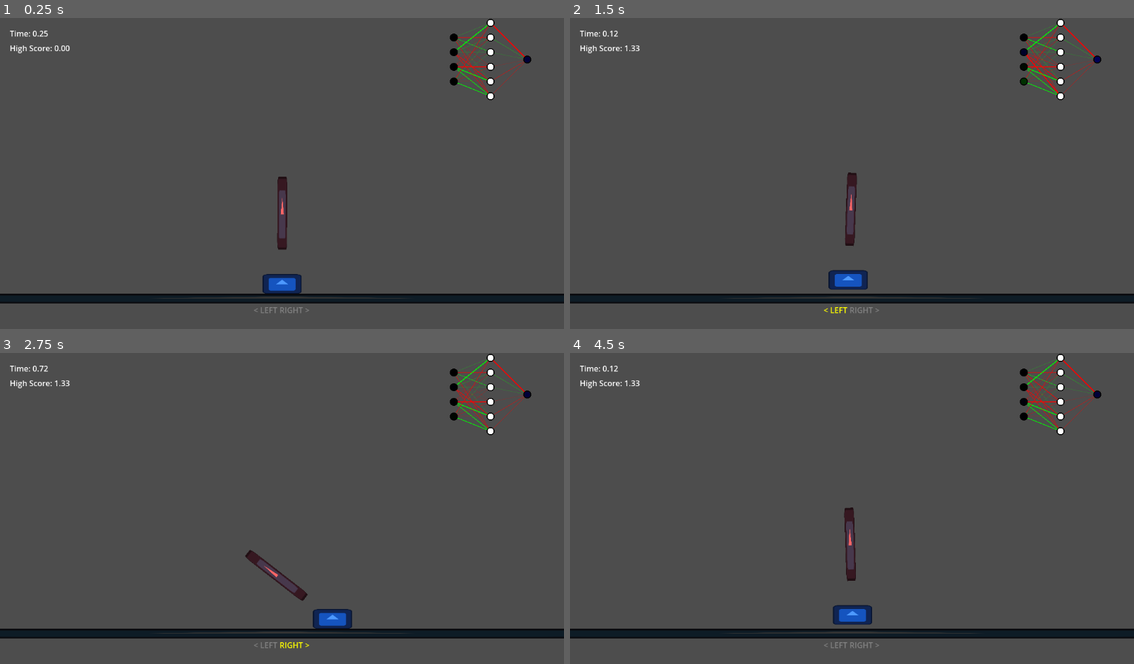
Above: before the commit, frames 1-4 (two rows, left to right).
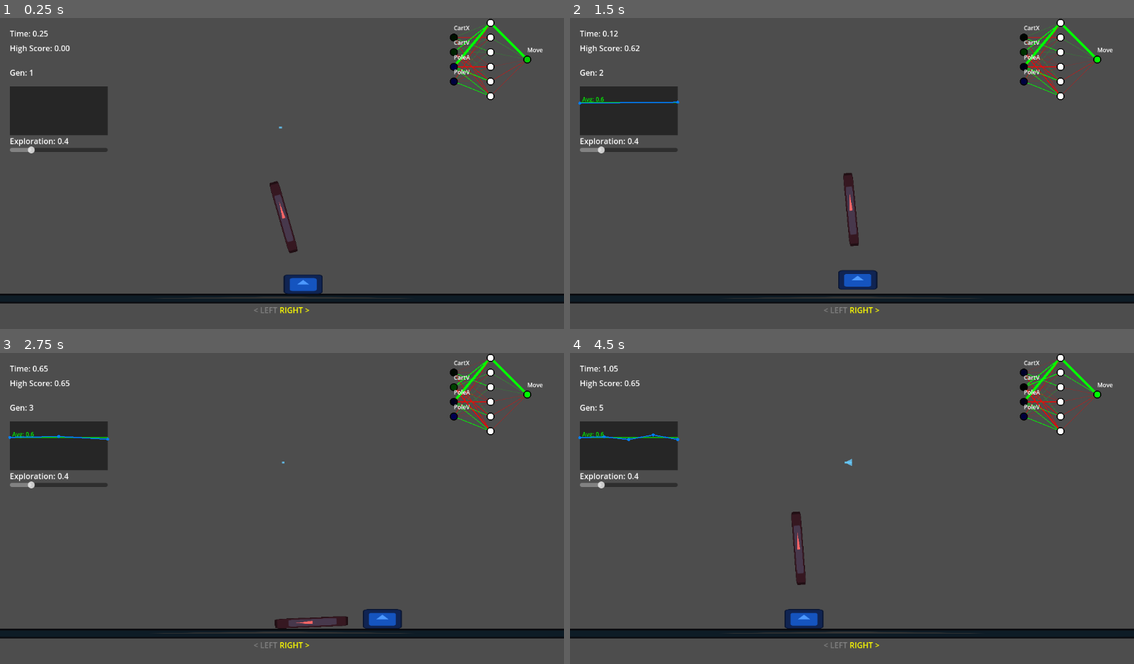
Above: after the commit, the same moments.

Repository: frkatona/Godot_NN_Testing
Game: Godot game, scene res://scenes/main.tscn
The game is run twice, just before and just after one commit, with the same random seed, the same clock (stepped at 60 frames per second) and the same inputs. The engine's default icon, where the game draws it, is replaced by a stand-in: a white triangle on a blue panel in a dark square.
Inputs:
- Up to frame 1 (0.25 s): no input
- Up to frame 2 (1.5 s): tap Enter (ui_accept) at 0.5, 0.77 s; hold Right (ui_right) 0.53-1.28 s; tap T at 0.6, 1.35 s; hold Left (ui_left) from 1.28 s (still down)
- Up to frame 3 (2.75 s): tap Enter (ui_accept) at 1.52 s; release Left (ui_left) at 2.03 s; hold Right (ui_right) from 2.03 s (still down); tap T at 2.1 s
- Up to frame 4 (4.5 s): tap T at 2.85, 3.6, 4.35 s; tap Enter (ui_accept) at 3.02, 3.77 s; release Right (ui_right) at 3.53 s; hold Left (ui_left) from 3.53 s (still down)

The runs differ from the first frame. In frame 1, 4.5% of the frame differs, in the area x 1-97%, y 2-96%; in frame 2, 4.2%; in frame 3, 4.9%; in frame 4, 5.1%.

Commit message:
working exploration slider, much more quickly finds a strong relationship between pole angle and cart input

Diff:
--- a/scenes/main.tscn
+++ b/scenes/main.tscn
@@ -1,11 +1,11 @@
-[gd_scene load_steps=11 format=3 uid="uid://b8x4x4x4x4x4"]
+[gd_scene load_steps=10 format=3 uid="uid://b8x4x4x4x4x4"]
 
-[ext_resource type="Script" path="res://scripts/cart_controller.gd" id="1_cart"]
-[ext_resource type="Script" path="res://scripts/game_manager.gd" id="1_gm"]
-[ext_resource type="Script" path="res://scripts/ai/agent_neuro.gd" id="1_ai"]
-[ext_resource type="Script" path="res://scripts/ui_manager.gd" id="1_ui"]
-[ext_resource type="Script" path="res://scripts/ai/net_visualizer.gd" id="1_vis"]
-[ext_resource type="Texture2D" path="res://icon.svg" id="2_icon"]
+[ext_resource type="Script" uid="uid://bu8tci0v4aens" path="res://scripts/ai/agent_neuro.gd" id="1_ai"]
+[ext_resource type="Script" uid="uid://gml7b1neditr" path="res://scripts/cart_controller.gd" id="1_cart"]
+[ext_resource type="Script" uid="uid://d4fs0eudapplp" path="res://scripts/game_manager.gd" id="1_gm"]
+[ext_resource type="Script" uid="uid://cetxc4hn3iiq" path="res://scripts/ui_manager.gd" id="1_ui"]
+[ext_resource type="Script" uid="uid://j1rpopcwj7w" path="res://scripts/ai/net_visualizer.gd" id="1_vis"]
+[ext_resource type="Texture2D" uid="uid://cbfoaiv84vtf4" path="res://icon.svg" id="2_icon"]
 
 [sub_resource type="RectangleShape2D" id="RectangleShape2D_floor"]
 size = Vector2(2000, 20)
@@ -34,23 +34,21 @@
 shape = SubResource("RectangleShape2D_floor")
 
 [node name="Sprite2D" type="Sprite2D" parent="Floor"]
+modulate = Color(0.2, 0.2, 0.2, 1)
 scale = Vector2(15.6, 0.15)
 texture = ExtResource("2_icon")
-modulate = Color(0.2, 0.2, 0.2, 1)
 
 [node name="Cart" type="RigidBody2D" parent="."]
-mass = 1.0
 lock_rotation = true
 script = ExtResource("1_cart")
-speed = 2000.0
 
 [node name="CollisionShape2D" type="CollisionShape2D" parent="Cart"]
 shape = SubResource("RectangleShape2D_cart")
 
 [node name="Sprite2D" type="Sprite2D" parent="Cart"]
+modulate = Color(0.3, 0.6, 1, 1)
 scale = Vector2(0.625, 0.312)
 texture = ExtResource("2_icon")
-modulate = Color(0.3, 0.6, 1, 1)
 
 [node name="Pole" type="RigidBody2D" parent="."]
 position = Vector2(0, -80)
--- a/scripts/ai/agent_neuro.gd
+++ b/scripts/ai/agent_neuro.gd
@@ -10,8 +10,12 @@
 
 var best_fitness: float = 0.0
 var generation: int = 1
-var save_path = "user://best_ai.json"
+var save_path = "user://best_ai_v2.json"
 var enabled: bool = true
+var mutation_power: float = 0.4
+
+signal history_updated(history: Array[float], gen: int)
+var fitness_history: Array[float] = []
 
 func _ready():
 	# Network Topology:
@@ -28,6 +32,7 @@
 		print("Loaded existing network")
 	else:
 		best_network = NeuralNetwork.new(topology)
+		bias_network(best_network)
 
 	current_network = best_network.copy()
 
@@ -79,6 +84,10 @@
 		game_manager.reset_game()
 
 func evaluate_fitness(fitness: float):
+	fitness_history.append(fitness)
+	history_updated.emit(fitness_history, generation)
+	game_manager.update_stats(fitness_history, generation)
+
 	print("Gen ", generation, " Fitness: ", fitness, " Best: ", best_fitness)
 
 	if fitness > best_fitness:
@@ -90,6 +99,21 @@
 	# Prepare next agent: (1+1) ES strategy
 	# Always mutate from BEST
 	current_network = best_network.copy()
-	current_network.mutate(0.2, 0.4) # Rate, Magnitude
+	current_network.mutate(0.2, mutation_power) # Rate, Magnitude
 
 	generation += 1
+
+func bias_network(nn: NeuralNetwork):
+	# Manually set strong weights for Angle -> Move relation
+	# Input 2 (PoleAngle) -> Hidden 0 -> Output 0
+	# Input->Hidden
+	# Row 0 (Hidden node 0), Col 2 (Input node 2)
+	nn.weights[0].set_val(0, 2, 5.0)
+	nn.biases[0].set_val(0, 0, 0.0)
+
+	# Hidden->Output
+	# Row 0 (Output node 0), Col 0 (Hidden node 0)
+	nn.weights[1].set_val(0, 0, 5.0)
+	nn.biases[1].set_val(0, 0, 0.0)
+
+	print("Network biased for initial association.")
--- a/scripts/ai/net_visualizer.gd
+++ b/scripts/ai/net_visualizer.gd
@@ -39,7 +39,7 @@
 	for i in range(network.weights.size()):
 		var w_matrix = network.weights[i]
 		var current_layer_pos = node_positions[i]
-		var next_layer_pos = node_positions[i+1]
+		var next_layer_pos = node_positions[i + 1]
 
 		for prev in range(w_matrix.cols):
 			for next in range(w_matrix.rows):
@@ -74,3 +74,19 @@
 
 			draw_circle(pos, radius, Color.BLACK) # Outline
 			draw_circle(pos, radius * 0.8, color)
+
+			# Draw Labels
+			var label = ""
+			var label_pos = pos + Vector2(0, -15)
+			if i == 0: # Input Layer
+				match j:
+					0: label = "CartX"
+					1: label = "CartV"
+					2: label = "PoleA"
+					3: label = "PoleV"
+			elif i == node_positions.size() - 1: # Output Layer
+				match j:
+					0: label = "Move"
+
+			if label != "":
+				draw_string(ThemeDB.fallback_font, label_pos, label, HORIZONTAL_ALIGNMENT_CENTER, -1, 12)
--- a/scripts/game_manager.gd
+++ b/scripts/game_manager.gd
@@ -4,15 +4,22 @@
 @onready var pole = $"../Pole"
 @onready var label_time = $"../CanvasLayer/UI/LabelTime"
 @onready var label_highscore = $"../CanvasLayer/UI/LabelHighScore"
-# @onready var ai_agent = $"../AIAgent" # Will be added later
+@onready var ai_agent = $"../AIAgent"
 
 var time_elapsed: float = 0.0
 var high_score: float = 0.0
 var is_game_over: bool = false
 var max_angle: float = 60.0 # degrees
 
+const GraphScript = preload("res://scripts/ui/performance_graph.gd")
+var stats_graph: Control
+var label_gen: Label
+
 var wind_noise: FastNoiseLite
 var wind_strength: float = 300.0
+var noise_freq: float = 0.1
+var wind_vis: Node2D
+const WindVisualizerScript = preload("res://scripts/visuals/wind_visualizer.gd")
 
 func _ready():
 	wind_noise = FastNoiseLite.new()
@@ -20,7 +27,50 @@
 	wind_noise.frequency = 0.5
 	wind_noise.fractal_type = FastNoiseLite.FRACTAL_FBM
 
+	wind_vis = WindVisualizerScript.new()
+	add_child(wind_vis)
+
+	setup_ui()
 	reset_game()
+
+func setup_ui():
+	# Create Gen Label
+	label_gen = Label.new()
+	label_gen.text = "Gen: 1"
+	label_gen.position = Vector2(20, 100) # Below scores
+	label_time.get_parent().add_child(label_gen)
+
+	# Create Graph
+	stats_graph = GraphScript.new()
+	stats_graph.position = Vector2(20, 140)
+	label_time.get_parent().add_child(stats_graph)
+
+	# Create Exploration Slider
+	var slider = HSlider.new()
+	slider.min_value = 0.0
+	slider.max_value = 2.0
+	slider.step = 0.1
+	slider.value = 0.4 # Default
+	slider.custom_minimum_size = Vector2(200, 20)
+	slider.position = Vector2(20, 260)
+	label_time.get_parent().add_child(slider)
+
+	var label_slider = Label.new()
+	label_slider.text = "Exploration: 0.4"
+	label_slider.position = Vector2(20, 240)
+	label_time.get_parent().add_child(label_slider)
+
+	slider.value_changed.connect(func(val):
+		if ai_agent:
+			ai_agent.mutation_power = val
+		label_slider.text = "Exploration: %.1f" % val
+	)
+
+func update_stats(history: Array, gen: int):
+	if label_gen:
+		label_gen.text = "Gen: %d" % gen
+	if stats_graph:
+		stats_graph.update_data(history)
 
 func _physics_process(delta):
 	if is_game_over:
@@ -28,8 +78,11 @@
 
 	# Apply Wind
 	# Use time_elapsed for continuity, but maybe seed offset
-	var noise_val = wind_noise.get_noise_1d(time_elapsed * 10.0)
+	var noise_val = wind_noise.get_noise_1d(time_elapsed * noise_freq)
 	var force_x = noise_val * wind_strength
+
+	if wind_vis:
+		wind_vis.update_wind(force_x)
 
 	# Apply to pole center of mass (effectively)
 	pole.apply_force(Vector2(force_x, 0))
--- /dev/null
+++ b/scripts/ui/performance_graph.gd
@@ -0,0 +1,62 @@
+class_name PerformanceGraph
+extends Control
+
+var history: Array[float] = []
+var max_points: int = 10
+var graph_height: float = 100.0
+var graph_width: float = 200.0
+
+func _ready():
+	custom_minimum_size = Vector2(graph_width, graph_height)
+
+func update_data(full_history: Array[float]):
+	history = full_history
+	queue_redraw()
+
+func _draw():
+	# Background
+	draw_rect(Rect2(0, 0, graph_width, graph_height), Color(0, 0, 0, 0.5))
+
+	if history.is_empty():
+		return
+
+	# Calculate stats
+	var total = 0.0
+	for val in history:
+		total += val
+	var avg = total / history.size()
+
+	# Determine scale
+	# Find max value in recent history + average to scale graph nicely
+	var relevant_subset = history.slice(-max_points)
+	var max_val = avg * 1.5 # Ensure average is visible
+	for val in relevant_subset:
+		max_val = max(max_val, val)
+
+	if max_val <= 0.0001: max_val = 1.0 # Avoid div by zero
+
+	# Draw Average Line
+	var avg_y = graph_height - (avg / max_val * graph_height)
+	draw_line(Vector2(0, avg_y), Vector2(graph_width, avg_y), Color(0, 1, 0, 0.7), 2.0)
+	draw_string(ThemeDB.fallback_font, Vector2(5, avg_y - 2), "Avg: %.1f" % avg, HORIZONTAL_ALIGNMENT_LEFT, -1, 12, Color(0, 1, 0))
+
+	# Draw Graph
+	var points = PackedVector2Array()
+	var step_x = graph_width / (max_points - 1)
+
+	for i in range(relevant_subset.size()):
+		var val = relevant_subset[i]
+		var x = i * step_x
+		# If fewer points than max, align to right? Or left?
+		# Let's align to right if we have full set, or just fill from left
+		if relevant_subset.size() < max_points:
+			x = i * (graph_width / (relevant_subset.size() - 1 if relevant_subset.size() > 1 else 1))
+
+		var y = graph_height - (val / max_val * graph_height)
+		points.append(Vector2(x, y))
+
+		# Draw point
+		draw_circle(Vector2(x, y), 3.0, Color(0, 0.5, 1.0))
+
+	if points.size() > 1:
+		draw_polyline(points, Color(0, 0.5, 1.0), 2.0)
--- /dev/null
+++ b/scripts/visuals/wind_visualizer.gd
@@ -0,0 +1,62 @@
+class_name WindVisualizer
+extends Node2D
+
+var wind_force: float = 0.0
+var particles: CPUParticles2D
+
+func _ready():
+	# Setup Particles
+	particles = CPUParticles2D.new()
+	add_child(particles)
+	particles.amount = 50
+	particles.lifetime = 3.0
+	particles.preprocess = 5.0
+	particles.emission_shape = CPUParticles2D.EMISSION_SHAPE_RECTANGLE
+	particles.emission_rect_extents = Vector2(10, 400) # Vertical line source covering height
+	particles.spread = 5.0
+	particles.gravity = Vector2.ZERO
+	particles.scale_amount_min = 2.0
+	particles.scale_amount_max = 4.0
+	particles.color = Color(0.7, 0.9, 1.0, 0.4)
+
+	# Start
+	particles.emitting = true
+
+func update_wind(force: float):
+	wind_force = force
+	queue_redraw()
+
+	# Update Particles
+	# Force typically ranges 0-300+
+	var speed = abs(force)
+	var dir = 1 if force >= 0 else -1
+
+	# Update direction and speed
+	particles.direction = Vector2(dir, 0)
+	particles.initial_velocity_min = speed * 0.8
+	particles.initial_velocity_max = speed * 1.2
+
+	# Position emitter
+	# Assuming 0,0 is center of screen. Wind from left spawns at left edge.
+	if dir > 0:
+		particles.position = Vector2(-700, 0)
+	else:
+		particles.position = Vector2(700, 0)
+
+func _draw():
+	# Draw Arrow near top center to indicate wind
+	var start_pos = Vector2(0, -300)
+	var length = wind_force * 0.5 # Scale down for visuals
+	var end_pos = start_pos + Vector2(length, 0)
+	var color = Color(0.4, 0.8, 1.0, 0.8)
+
+	draw_line(start_pos, end_pos, color, 4.0)
+
+	# Draw Arrow Head
+	if abs(length) > 10:
+		var dir = Vector2(sign(length), 0)
+		var arrow_size = 15.0
+		var p1 = end_pos - dir * arrow_size + dir.rotated(PI / 2) * (arrow_size * 0.5)
+		var p2 = end_pos - dir * arrow_size + dir.rotated(-PI / 2) * (arrow_size * 0.5)
+		var points = PackedVector2Array([end_pos, p1, p2])
+		draw_colored_polygon(points, color)
Not shown: 1 places in scenes/main.tscn that only renumber resources
Not shown, added: scripts/ui/performance_graph.gd.uid
Not shown, added: scripts/visuals/wind_visualizer.gd.uid
